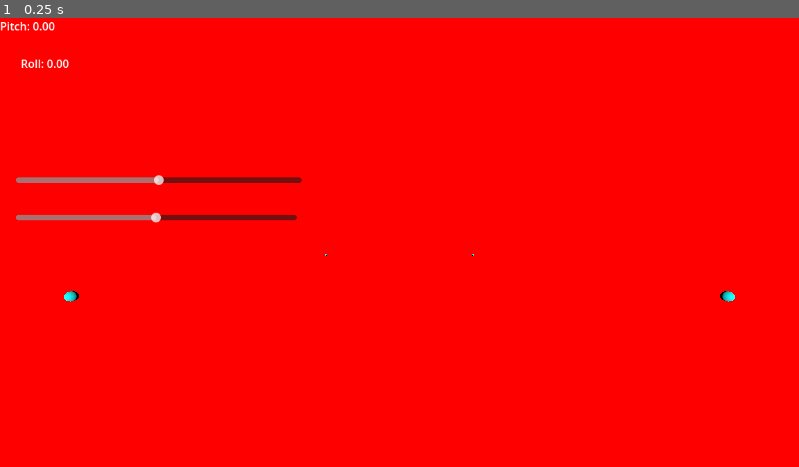
Above: before the commit, frame 1.
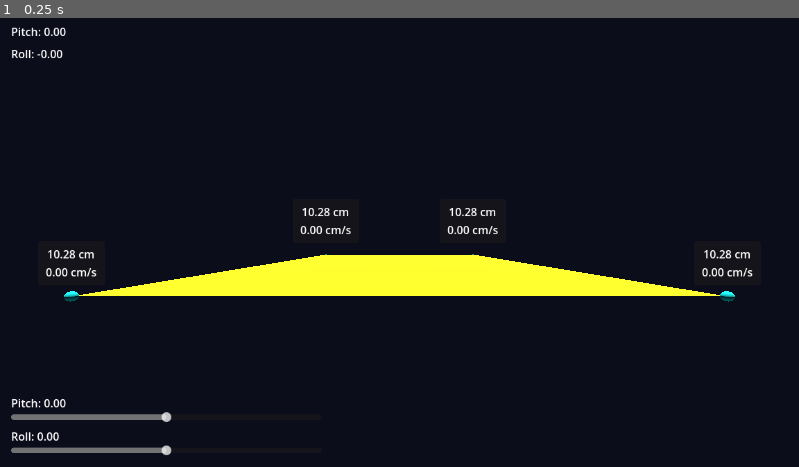
Above: after the commit, the same moment.

Repository: AmanTrechsel/racesim-emulatie
Game: Godot game, scene res://node_3d.tscn
Same seed, same stepped clock (60 frames per second), same inputs: the game is played once before the commit and once after it.
Inputs:
- Up to frame 1 (0.25 s): no input

The runs differ from the first frame. In frame 1, 100% of the frame differs, in the area x 0-100%, y 0-100%.

Commit message:
Completely ported to godot

Diff:
--- a/Controller.gd
+++ b/Controller.gd
@@ -35,6 +35,7 @@
 var y_center: float
 var normal: Vector3
 var cylinder_y_position_history: Array = []
+var last_speed: Array[float] = [0,0,0,0]
 
 enum VectorAxis { X, Y, Z }
 
@@ -56,10 +57,11 @@
 
 func _process(delta):
 	# Handle the platform
-	#handle_platform()
+	handle_platform()
 
-	set_pitch(ui_handler.get("pitch_slider").value)
-	set_roll(ui_handler.get("roll_slider").value)
+	if ui_handler.get("has_control_over_pitch_roll"):
+		set_pitch(ui_handler.get("pitch_slider").value)
+		set_roll(ui_handler.get("roll_slider").value)
 
 	# Only handle the cylinders if it is not being overridden
 	if not cylinder_override:
@@ -102,12 +104,9 @@
 			y_center if (i < 2) else -y_center
 		)
 
-func deg2rad(degrees: float) -> float:
-	return degrees * PI / 180
-
 func calculate_y_position(index: int) -> float:
-	var pitch_rad = deg2rad(pitch)
-	var roll_rad = deg2rad(roll)
+	var pitch_rad = deg_to_rad(pitch)
+	var roll_rad = deg_to_rad(roll)
 
 	var pitch_sin = sin(pitch_rad) * c_factor
 	var pitch_cos = cos(pitch_rad) * c_factor
@@ -122,50 +121,15 @@
 	ui_handler.update_roll(platform_roll)
 
 	# Iterate through each cylinder
-	if (false):
-		for i in range(4):
-			var cylinder = cylinders[i]
-			var speed = (cylinder.translation.y - cylinder_y_position_history[i]) / 1
-			ui_handler.set_cylinder_panel_position(i, camera.unproject_position(cylinder.translation))
-			ui_handler.set_cylinder_label(i, cylinder.translation.y + minimum_position, speed)
+	for i in range(cylinders.size()):
+		var cylinder = cylinders[i]
+		var speed = (cylinder.position.y - cylinder_y_position_history[i]) / 1
+		if speed == 0 and cylinder_y_position_history[i] != 0:
+			speed = last_speed[i]
 
-func rotate_vector(base_vector: Vector3, degrees: float, axis: int) -> Vector3:
-	# Convert to Radians
-	var radians = deg2rad(degrees)
-
-	# Get Cos and Sin
-	var cos = cos(radians)
-	var sin = sin(radians)
-
-	var rotation_matrix = []
-
-	# Get the rotation matrix based on input
-	match axis:
-		VectorAxis.X:
-			rotation_matrix = [
-				[1, 0, 0],
-				[0, cos, -sin],
-				[0, sin, cos]
-			]
-		VectorAxis.Y:
-			rotation_matrix = [
-				[cos, 0, sin],
-				[0, 1, 0],
-				[-sin, 0, cos]
-			]
-		VectorAxis.Z:
-			rotation_matrix = [
-				[cos, -sin, 0],
-				[sin, cos, 0],
-				[0, 0, 1]
-			]
-
-	# Apply the rotation matrix to the base vector and return
-	return Vector3(
-		rotation_matrix[0][0] * base_vector.x + rotation_matrix[0][1] * base_vector.y + rotation_matrix[0][2] * base_vector.z,
-		rotation_matrix[1][0] * base_vector.x + rotation_matrix[1][1] * base_vector.y + rotation_matrix[1][2] * base_vector.z,
-		rotation_matrix[2][0] * base_vector.x + rotation_matrix[2][1] * base_vector.y + rotation_matrix[2][2] * base_vector.z
-	)
+		ui_handler.set_cylinder_panel_position(i, camera.unproject_position(cylinder.position))
+		ui_handler.set_cylinder_label(i, cylinder.position.y + minimum_position, speed)
+		last_speed[i] = speed
 
 func get_average_position() -> Vector3:
 	# Initialize the average position
@@ -186,24 +150,21 @@
 	# Return the average position
 	return average_position
 
-func calculate_mesh(vertices: Array) -> ArrayMesh:
-	# Create a new mesh
-	var mesh = ArrayMesh.new()
+func calculate_mesh(vertices: Array) -> Mesh:
+	var mesh = Mesh.new()  # Create a new mesh
+	var surface_tool = SurfaceTool.new()  # Create a surface tool
 
-	# Set the vertices and triangles of the mesh
-	var arrays = []
-	arrays.resize(Mesh.ARRAY_MAX)
-	arrays[Mesh.ARRAY_VERTEX] = PackedVector3Array(vertices)
-	arrays[Mesh.ARRAY_INDEX] = PackedInt32Array([0, 1, 2, 3, 4, 5])
+	# Define the primitive type (triangle fan is suitable for 4 points)
+	surface_tool.begin(Mesh.PRIMITIVE_TRIANGLES)
 
-	# Add surface from arrays
-	mesh.add_surface_from_arrays(Mesh.PRIMITIVE_TRIANGLES, PackedVector3Array(arrays))
+	# Add each point as a vertex
+	for vertex in vertices:
+		surface_tool.add_vertex(vertex)
 
-	# Calculate the normals of the mesh
-	#mesh.surface_get_arrays(0)[Mesh.ARRAY_NORMAL].recalculate_normals()
+	surface_tool.generate_normals()
 
-	# Return the mesh
-	return mesh
+	# Finalize the mesh creation
+	return surface_tool.commit()
 
 func calculate_angles(vertices: Array):
 	for vertex in vertices:
--- a/UIHandler.gd
+++ b/UIHandler.gd
@@ -26,8 +26,8 @@
 
 func _ready():
 	# Initialize references to UI components
-	cylinder_panels = [$CylinderPanel0, $CylinderPanel1, $CylinderPanel2, $CylinderPanel3]
-	cylinder_labels = [$CylinderLabel0, $CylinderLabel1, $CylinderLabel2, $CylinderLabel3]
+	cylinder_panels = [$UI/CylinderPanel0, $UI/CylinderPanel1, $UI/CylinderPanel2, $UI/CylinderPanel3]
+	cylinder_labels = [$UI/CylinderPanel0/CylinderLabel0, $UI/CylinderPanel1/CylinderLabel1, $UI/CylinderPanel2/CylinderLabel2, $UI/CylinderPanel3/CylinderLabel3]
 
 func _process(delta):
 	# Update the pitch and roll slider labels
@@ -54,7 +54,7 @@
 
 # This method is responsible for updating the position of a cylinder of the given index
 func set_cylinder_panel_position(index: int, new_position: Vector2):
-	cylinder_panels[index].rect_position = new_position + label_offset
+	cylinder_panels[index].position = new_position + label_offset
 
 # This method is responsible for updating the label of a cylinder of the given index
 func set_cylinder_label(index: int, position: float, speed: float):
--- /dev/null
+++ b/WebSocket.gd
@@ -0,0 +1,41 @@
+extends Node
+
+# The URL we will connect to
+var websocket_url = "ws://localhost:2567"
+@export
+var controller: Node
+@export
+var ui_handler: Node
+
+# Our WebSocketClient instance
+var _client = WebSocketPeer.new()
+
+func _ready():
+	_client.connect_to_url(websocket_url)
+
+func _process(delta):
+	_client.poll()
+	var state = _client.get_ready_state()
+	if state == WebSocketPeer.STATE_OPEN:
+		while _client.get_available_packet_count():
+			ui_handler.set("has_control_over_pitch_roll", false)
+			var data_string = _client.get_packet().get_string_from_utf8()
+			var json = JSON.new()
+			var prData = json.parse(data_string)
+			if prData == OK:
+				var data_received = json.data
+				controller.set_pitch(float(data_received.pitch))
+				controller.set_roll(float(data_received.roll))
+			else:
+				print("JSON Parse Error: ", json.get_error_message(), " in ", data_string, " at line ", json.get_error_line())
+	elif state == WebSocketPeer.STATE_CONNECTING:
+		pass
+	elif state == WebSocketPeer.STATE_CLOSING:
+		# Keep polling to achieve proper close.
+		pass
+	elif state == WebSocketPeer.STATE_CLOSED:
+		ui_handler.set("has_control_over_pitch_roll", true)
+		var code = _client.get_close_code()
+		var reason = _client.get_close_reason()
+		print("WebSocket closed with code: %d, reason %s. Clean: %s" % [code, reason, code != -1])
+		set_process(false) # Stop processing.
--- a/node_3d.tscn
+++ b/node_3d.tscn
@@ -1,31 +1,40 @@
-[gd_scene load_steps=6 format=3 uid="uid://c6y78lvcesa3c"]
+[gd_scene load_steps=9 format=3 uid="uid://c6y78lvcesa3c"]
 
 [ext_resource type="Script" path="res://Controller.gd" id="1_8e108"]
 [ext_resource type="Script" path="res://UIHandler.gd" id="2_mf2ka"]
+[ext_resource type="Script" path="res://WebSocket.gd" id="3_52iiq"]
 
 [sub_resource type="Environment" id="Environment_2c4wj"]
 background_mode = 1
-background_color = Color(1, 0, 0, 1)
+background_color = Color(0.0470216, 0.0508711, 0.102456, 1)
 
 [sub_resource type="StandardMaterial3D" id="StandardMaterial3D_wjfsx"]
 albedo_color = Color(0, 1, 1, 1)
 
 [sub_resource type="SphereMesh" id="SphereMesh_tgsbt"]
 
-[node name="Node3D" type="Node3D"]
-
-[node name="Camera3D" type="Camera3D" parent="."]
+[sub_resource type="StandardMaterial3D" id="StandardMaterial3D_of1ak"]
+albedo_color = Color(100, 100, 0, 1)
+
+[sub_resource type="StandardMaterial3D" id="StandardMaterial3D_u8ggh"]
+albedo_color = Color(1, 0.643137, 0, 1)
+
+[node name="EmulatorScene" type="Node3D"]
+
+[node name="Camera" type="Camera3D" parent="."]
 transform = Transform3D(1, 0, 0, 0, 1, 0, 0, 0, 1, 0, 5.34, 79.007)
 environment = SubResource("Environment_2c4wj")
 
 [node name="Controller" type="Node" parent="." node_paths=PackedStringArray("ui_handler", "platform", "inverse_platform_mesh_instance", "camera")]
 script = ExtResource("1_8e108")
+c_factor = 1.022
+minimum_position = 10.28
 platform_size = Vector2(65, 100)
 ui_handler = NodePath("../UIHandler")
 platform = NodePath("../Platform")
 inverse_platform_mesh_instance = NodePath("../Platform Inverse")
 pitch = 30.0
-camera = NodePath("../Camera3D")
+camera = NodePath("../Camera")
 
 [node name="Cylinder +,+" type="MeshInstance3D" parent="Controller"]
 transform = Transform3D(-0.300256, 0, 0.953859, 0, 1, 0, -0.953859, 0, -0.300256, 0, 0, 0)
@@ -51,51 +60,171 @@
 mesh = SubResource("SphereMesh_tgsbt")
 skeleton = NodePath("")
 
-[node name="UIHandler" type="Node" parent="." node_paths=PackedStringArray("pitch_text", "roll_text", "pitch_slider", "roll_slider")]
+[node name="UIHandler" type="Node" parent="." node_paths=PackedStringArray("pitch_text", "roll_text", "slider_pitch_label", "slider_roll_label", "pitch_slider", "roll_slider")]
 script = ExtResource("2_mf2ka")
-pitch_text = NodePath("../UI/Pitch")
-roll_text = NodePath("../UI/Roll")
-pitch_slider = NodePath("../UI/Pitch Slider")
-roll_slider = NodePath("../UI/Roll Slider")
-
-[node name="Platform" type="MeshInstance3D" parent="."]
-
-[node name="Platform Inverse" type="MeshInstance3D" parent="."]
-
-[node name="UI" type="Control" parent="."]
+label_offset = Vector2(-48, -80)
+has_control_over_pitch_roll = true
+pitch_text = NodePath("UI/Pitch")
+roll_text = NodePath("UI/Roll")
+slider_pitch_label = NodePath("UI/Pitch Slider Amount")
+slider_roll_label = NodePath("UI/Roll Slider Amount")
+pitch_slider = NodePath("UI/Pitch Slider")
+roll_slider = NodePath("UI/Roll Slider")
+
+[node name="UI" type="Control" parent="UIHandler"]
+clip_contents = true
+custom_minimum_size = Vector2(800, 600)
 layout_mode = 3
-anchors_preset = 0
-offset_right = 40.0
-offset_bottom = 40.0
-
-[node name="Pitch" type="Label" parent="UI"]
-layout_mode = 0
-offset_right = 40.0
-offset_bottom = 23.0
-
-[node name="Roll" type="Label" parent="UI"]
-layout_mode = 0
-offset_left = 30.0
-offset_top = 54.0
-offset_right = 70.0
-offset_bottom = 77.0
-
-[node name="Pitch Slider" type="HSlider" parent="UI"]
-layout_mode = 0
-offset_left = 23.0
-offset_top = 226.0
-offset_right = 435.0
-offset_bottom = 242.0
+anchors_preset = 15
+anchor_right = 1.0
+anchor_bottom = 1.0
+grow_horizontal = 2
+grow_vertical = 2
+size_flags_horizontal = 3
+size_flags_vertical = 3
+
+[node name="Pitch" type="Label" parent="UIHandler/UI"]
+top_level = true
+layout_mode = 0
+offset_left = 16.0
+offset_top = 8.0
+offset_right = 56.0
+offset_bottom = 31.0
+
+[node name="Roll" type="Label" parent="UIHandler/UI"]
+top_level = true
+layout_mode = 0
+offset_left = 16.0
+offset_top = 40.0
+offset_right = 56.0
+offset_bottom = 63.0
+
+[node name="Pitch Slider Amount" type="Label" parent="UIHandler/UI"]
+top_level = true
+layout_mode = 1
+anchors_preset = 2
+anchor_top = 1.0
+anchor_bottom = 1.0
+offset_left = 16.0
+offset_top = -104.0
+offset_right = 56.0
+offset_bottom = -81.0
+grow_vertical = 0
+
+[node name="Roll Slider Amount" type="Label" parent="UIHandler/UI"]
+top_level = true
+layout_mode = 1
+anchors_preset = 2
+anchor_top = 1.0
+anchor_bottom = 1.0
+offset_left = 16.0
+offset_top = -56.0
+offset_right = 56.0
+offset_bottom = -33.0
+grow_vertical = 0
+
+[node name="Pitch Slider" type="HSlider" parent="UIHandler/UI"]
+top_level = true
+layout_mode = 1
+anchors_preset = 2
+anchor_top = 1.0
+anchor_bottom = 1.0
+offset_left = 16.0
+offset_top = -80.0
+offset_right = 464.0
+offset_bottom = -64.0
+grow_vertical = 0
 min_value = -7.0
 max_value = 7.0
-
-[node name="Roll Slider" type="HSlider" parent="UI"]
-layout_mode = 0
-offset_left = 23.0
-offset_top = 280.0
-offset_right = 428.0
-offset_bottom = 296.0
+step = 0.01
+
+[node name="Roll Slider" type="HSlider" parent="UIHandler/UI"]
+top_level = true
+layout_mode = 1
+anchors_preset = 2
+anchor_top = 1.0
+anchor_bottom = 1.0
+offset_left = 16.0
+offset_top = -32.0
+offset_right = 464.0
+offset_bottom = -16.0
+grow_vertical = 0
 min_value = -7.0
 max_value = 7.0
-
-[node name="DirectionalLight3D" type="DirectionalLight3D" parent="."]
+step = 0.01
+
+[node name="CylinderPanel0" type="Panel" parent="UIHandler/UI"]
+layout_mode = 0
+offset_right = 96.0
+offset_bottom = 64.0
+
+[node name="CylinderLabel0" type="Label" parent="UIHandler/UI/CylinderPanel0"]
+layout_mode = 0
+offset_right = 96.0
+offset_bottom = 64.0
+horizontal_alignment = 1
+vertical_alignment = 1
+
+[node name="CylinderPanel1" type="Panel" parent="UIHandler/UI"]
+layout_mode = 0
+offset_right = 96.0
+offset_bottom = 64.0
+
+[node name="CylinderLabel1" type="Label" parent="UIHandler/UI/CylinderPanel1"]
+layout_mode = 0
+offset_right = 96.0
+offset_bottom = 64.0
+horizontal_alignment = 1
+vertical_alignment = 1
+
+[node name="CylinderPanel2" type="Panel" parent="UIHandler/UI"]
+layout_mode = 0
+offset_right = 96.0
+offset_bottom = 64.0
+
+[node name="CylinderLabel2" type="Label" parent="UIHandler/UI/CylinderPanel2"]
+layout_mode = 0
+offset_right = 96.0
+offset_bottom = 64.0
+horizontal_alignment = 1
+vertical_alignment = 1
+
+[node name="CylinderPanel3" type="Panel" parent="UIHandler/UI"]
+layout_mode = 0
+offset_right = 96.0
+offset_bottom = 64.0
+
+[node name="CylinderLabel3" type="Label" parent="UIHandler/UI/CylinderPanel3"]
+layout_mode = 0
+offset_right = 96.0
+offset_bottom = 64.0
+horizontal_alignment = 1
+vertical_alignment = 1
+
+[node name="Platform" type="MeshInstance3D" parent="."]
+transform = Transform3D(-1, 0, -8.74228e-08, 0, -1, 0, 8.74228e-08, 0, -1, 0, 0, 0)
+material_override = SubResource("StandardMaterial3D_of1ak")
+
+[node name="Platform Inverse" type="MeshInstance3D" parent="."]
+material_override = SubResource("StandardMaterial3D_u8ggh")
+
+[node name="Sunlight" type="DirectionalLight3D" parent="."]
+transform = Transform3D(1, 0, 0, 0, -4.37114e-08, 1, 0, -1, -4.37114e-08, 0, 0, 0)
+light_energy = 1.595
+light_indirect_energy = 0.0
+directional_shadow_mode = 0
+directional_shadow_fade_start = 0.0
+directional_shadow_max_distance = 0.0
+
+[node name="Shadowlight" type="DirectionalLight3D" parent="."]
+transform = Transform3D(1, 0, 0, 0, -4.37114e-08, -1, 0, 1, -4.37114e-08, 0, 0, 0)
+light_color = Color(0.288518, 0.288518, 0.288518, 1)
+light_energy = 1.595
+light_indirect_energy = 0.0
+directional_shadow_mode = 0
+directional_shadow_max_distance = 0.0
+
+[node name="WebSocket" type="Node" parent="." node_paths=PackedStringArray("controller", "ui_handler")]
+script = ExtResource("3_52iiq")
+controller = NodePath("../Controller")
+ui_handler = NodePath("../UIHandler")
--- a/project.godot
+++ b/project.godot
@@ -13,7 +13,19 @@
 config/name="Racesim Emulator"
 run/main_scene="res://node_3d.tscn"
 config/features=PackedStringArray("4.2", "GL Compatibility")
+boot_splash/bg_color=Color(0, 0, 0, 1)
+boot_splash/show_image=false
+boot_splash/fullsize=false
+boot_splash/use_filter=false
 config/icon="res://icon.svg"
+
+[filesystem]
+
+import/fbx/enabled=false
+
+[physics]
+
+common/physics_ticks_per_second=20
 
 [rendering]
 
Not shown, changed: export_presets.cfg
Not shown, changed: .gitignore
Not shown, added: Server/DataMocker.py
Not shown, changed: Server/index.js
